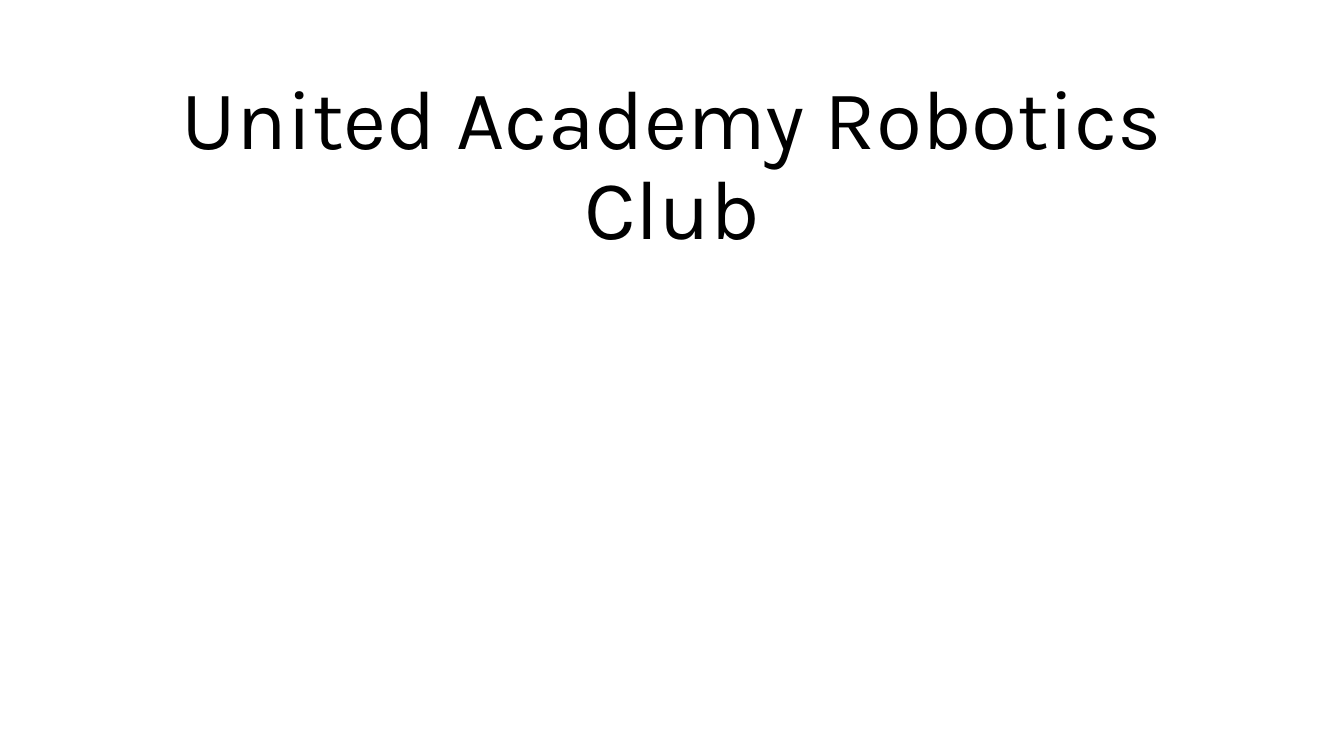
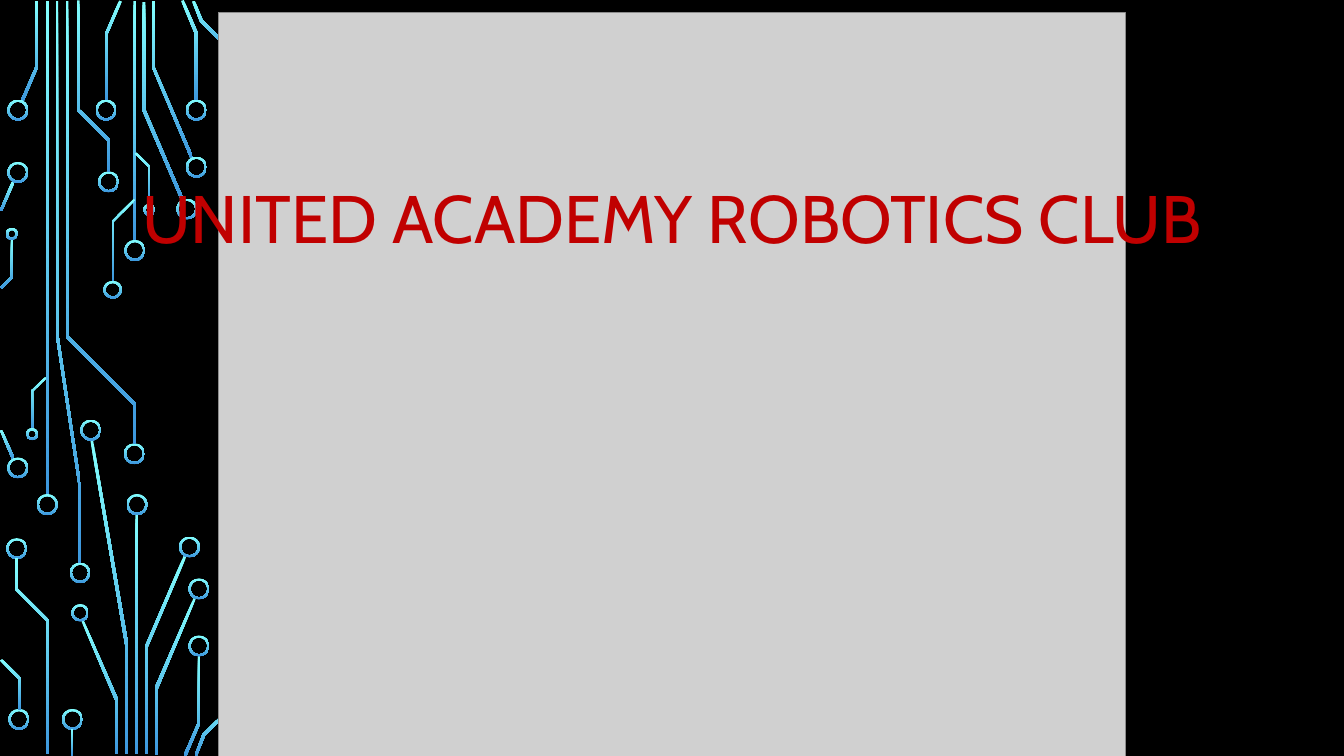
Before and after one commit to Null-undefined-source/UARC, a slide deck: slide 1 of United Academy Robotics Club.pptx. Drawn at 1344x756 pixels with LibreOffice and Linux fonts; fonts in the diff are those of the drawing; grey boxes stand for pictures; background and template pictures are left out. Boxes give left, top, right and bottom in pixels: in the first picture for what was removed or moved away, otherwise in the second. Text is boxed around its words. In the diff, an @@ line names an element or a change of style, - is before the commit and + after.

Commit message:
more changes

```diff
--- a/United Academy Robotics Club.pptx
+++ b/United Academy Robotics Club.pptx
@@ background #FFFFFF to picture (left out) @@
@@ picture added at box(219, 12, 1125, 756) @@
@@ title at box(142, 187, 1202, 259): text changed; size 60 to 48 pt; font Karla to Cabin; text colour #000000 to #C00000 @@
-United Academy Robotics Club
+UNITED ACADEMY ROBOTICS CLUB
@@ group added at box(0, 0, 241, 756): 48 freeform shapes, 4 rectangles @@
```
Also in this commit, not shown: 5 other slides changed, 1 slide added, 3 slides removed.
